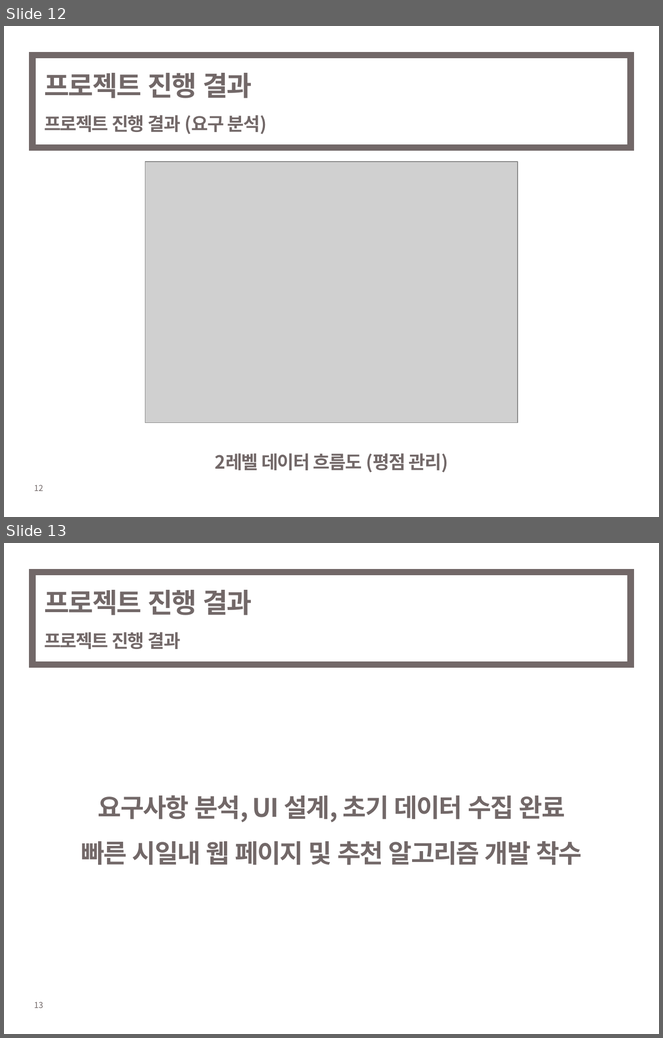
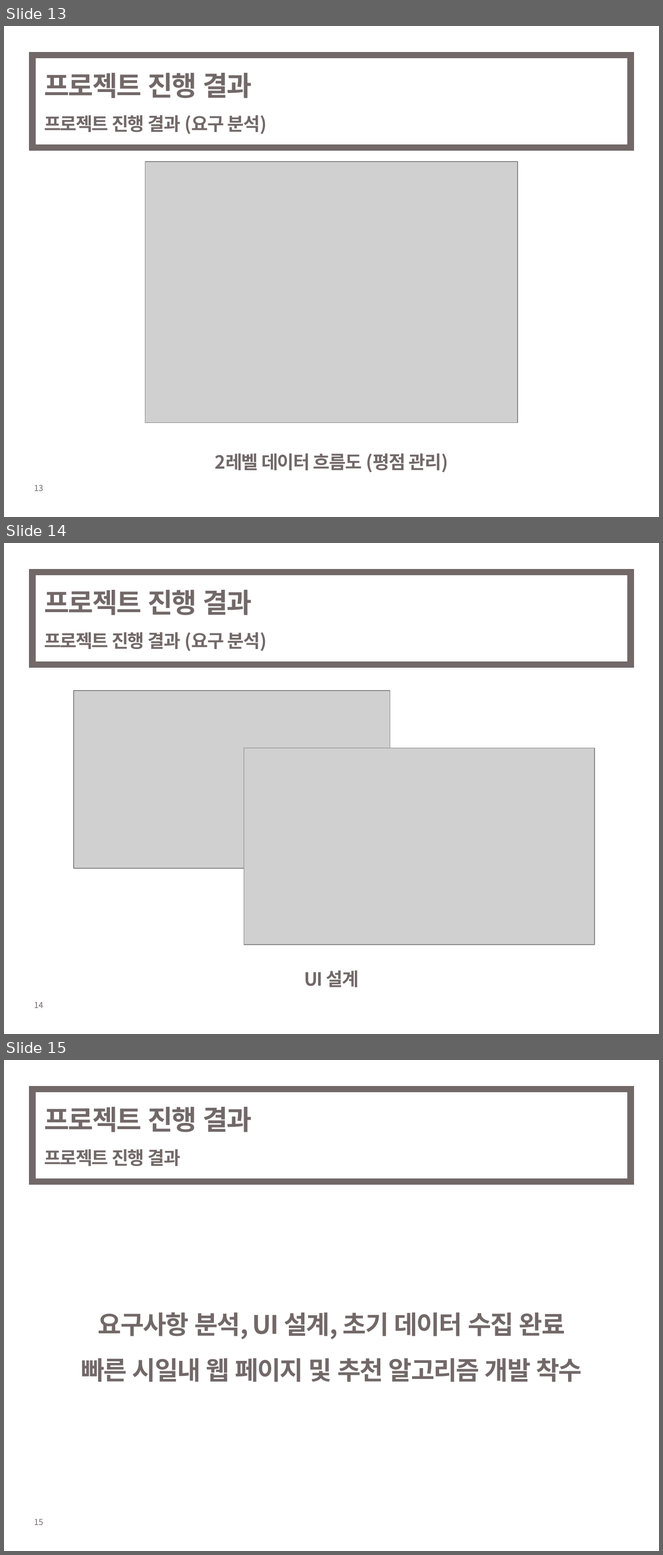
Before and after one commit to grapgrap/SourGrape, a slide deck: !Document/발표자료/sourgrape0822.pptx. Shown one above the other, each under a label of ours: slides 12 and 13 before the commit, slides 13, 14 and 15 after it. The pictures are 663x1038 and 663x1555 pixels, drawn with LibreOffice and Linux fonts; fonts in the diff are those of the drawing; grey boxes stand for pictures. Boxes give left, top, right and bottom in pixels: in the first picture for what was removed or moved away, otherwise in the second. Text is boxed around its words. In the diff, an @@ line names an element or a change of style, - is before the commit and + after.

```diff
--- a/!Document/발표자료/sourgrape0822.pptx
+++ b/!Document/발표자료/sourgrape0822.pptx
@@ slide 14 added at (4,543,659,1034), background #FFFFFF; not listed: 1 template element that a slide beside it also shows @@
@@ rectangle added at (32,572,631,665), outline #726868 7 pt @@
@@ title added at (44,590,267,651), 20 pt, text #726868, bold @@
+프로젝트 진행 결과
+프로젝트 진행 결과 (요구 분석)
@@ picture added at (74,691,390,868) @@
@@ picture added at (244,748,594,944) @@
@@ text added at (304,970,359,988), 20 pt, text #726868, bold @@
+UI 설계
@@ what was slide 12 is now slide 13 @@
@@ page number at (34,485,43,491): text changed @@
-12
+13
@@ what was slide 13 is now slide 15 @@
@@ page number at (34,1519,43,1525): text changed @@
-13
+15
```
Also in this commit, not shown: 1 slide changed, 1 other slide added, 4 other files.
